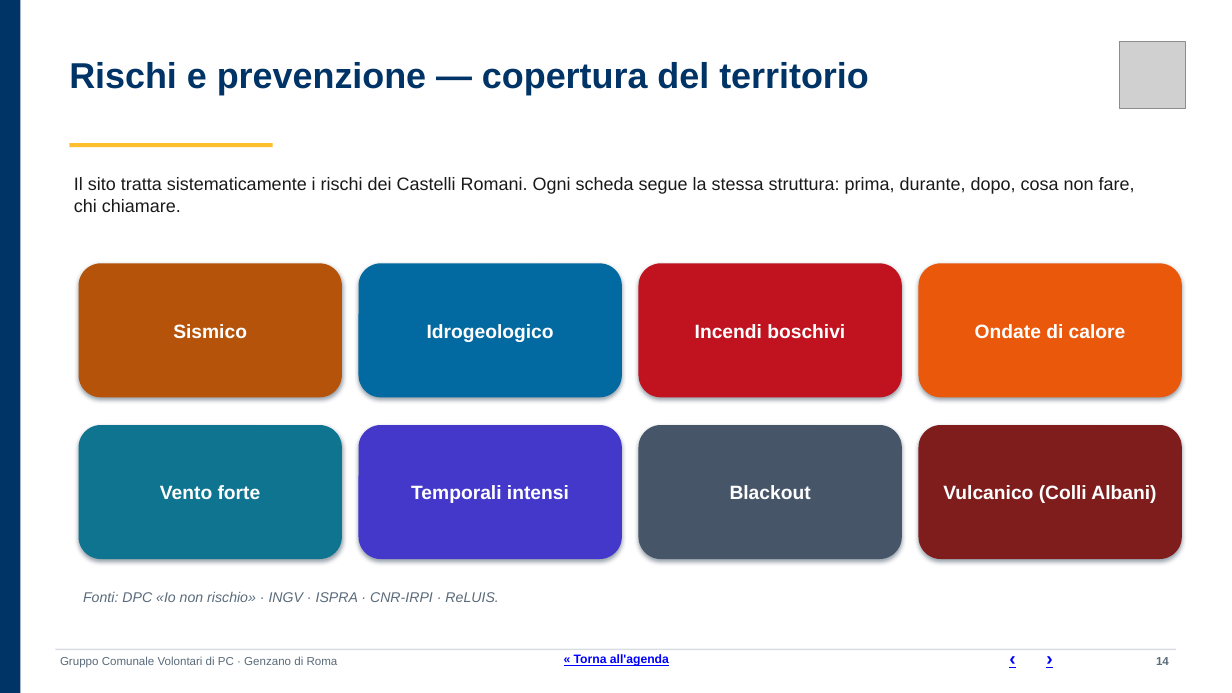
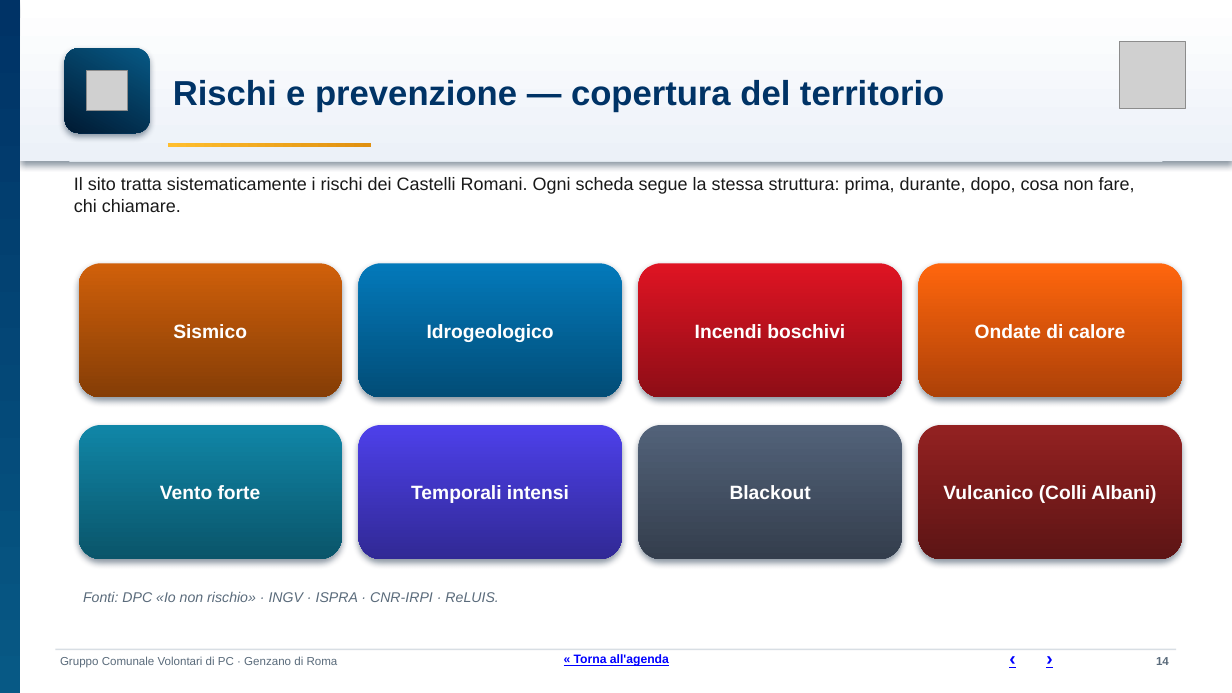
Before and after one commit to SviluppoItaliaDigitale/sito-pc-genzano, a slide deck: slide 14 of static/manuali/presentazione-struttura-sito.pptx. Drawn at 1232x693 pixels with LibreOffice and Linux fonts; fonts in the diff are those of the drawing; grey boxes stand for pictures. Boxes give left, top, right and bottom in pixels: in the first picture for what was removed or moved away, otherwise in the second. Text is boxed around its words. In the diff, an @@ line names an element or a change of style, - is before the commit and + after.

```diff
--- a/static/manuali/presentazione-struttura-sito.pptx
+++ b/static/manuali/presentazione-struttura-sito.pptx
@@ rectangle at [0,0,20,693]: fill #003366 to gradient #003366 to #075985 @@
@@ rectangle added at [20,0,1232,161], fill gradient #FFFFFF to #ECF1F8 @@
@@ rounded rectangle added at [65,48,150,133], fill gradient #075985 to #001A33 @@
@@ text "Rischi e prevenzione — copertura ...": place and size @@
-text "Rischi e prevenzione — copertura ..." at [69,62,868,95]
+text "Rischi e prevenzione — copertura ..." at [173,80,944,112]
@@ text "Rischi e prevenzione — copertura ..." at [173,80,944,112]: size 28 to 27 pt; vertical alignment top to middle @@
@@ picture added at [87,70,128,111] @@
@@ rectangle: place and size @@
-rectangle at [69,143,273,147]
+rectangle at [168,143,372,147]
@@ rectangle at [168,143,372,147]: fill #FFBE2E to gradient #FFBE2E to #E09010 @@
@@ rectangle added at [69,161,1163,162], fill #DDE5EC @@
@@ rounded rectangle "Sismico" at [79,263,342,397]: fill #B45309 to gradient #D0600A to #853D06; shadow changed @@
@@ rounded rectangle "Idrogeologico" at [359,263,622,397]: fill #0369A1 to gradient #0379BA to #024D77; shadow changed @@
@@ rounded rectangle "Incendi boschivi" at [639,263,902,397]: fill #C1121F to gradient #DF1423 to #8E0D16; shadow changed @@
@@ rounded rectangle "Ondate di calore" at [919,263,1182,397]: fill #EA580C to gradient #FF660D to #AD4108; shadow changed @@
@@ rounded rectangle "Vento forte" at [79,425,342,559]: fill #0E7490 to gradient #1086A7 to #0A556A; shadow changed @@
@@ rounded rectangle "Temporali intensi" at [359,425,622,559]: fill #4338CA to gradient #4D40EA to #312995; shadow changed @@
@@ rounded rectangle "Blackout" at [639,425,902,559]: fill #475569 to gradient #526279 to #343E4D; shadow changed @@
@@ rounded rectangle "Vulcanico (Colli Albani)" at [919,425,1182,559]: fill #7F1D1D to gradient #932121 to #5D1515; shadow changed @@
```
Also in this commit, not shown: 55 other slides changed, 2 other files.
